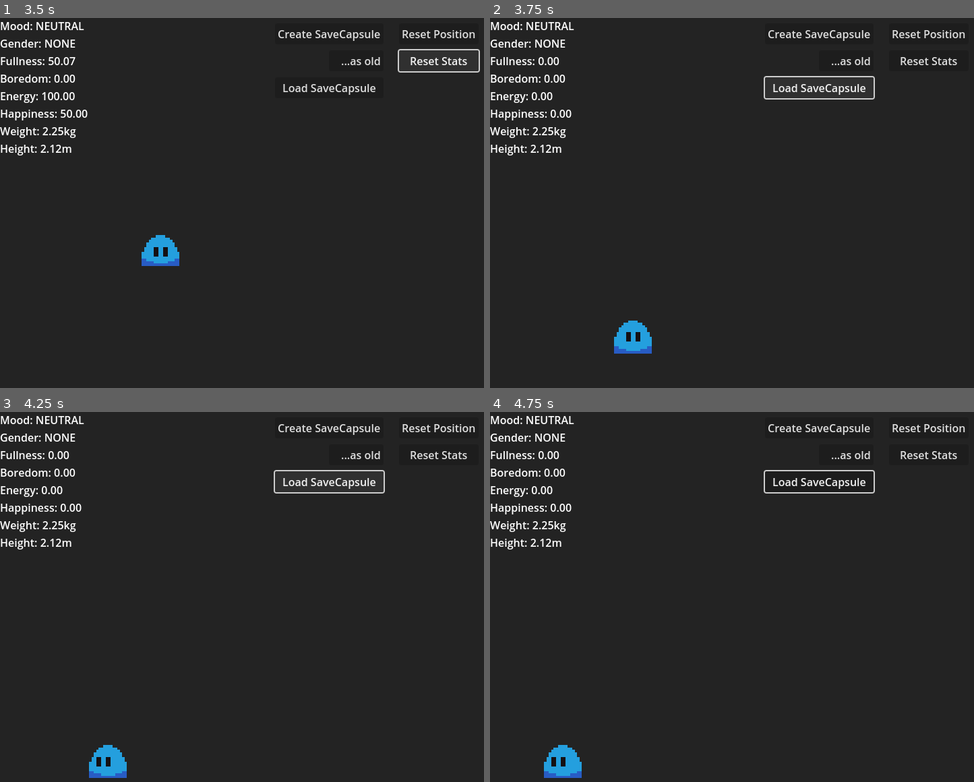
Above: before the commit, frames 1-4 (two rows, left to right).
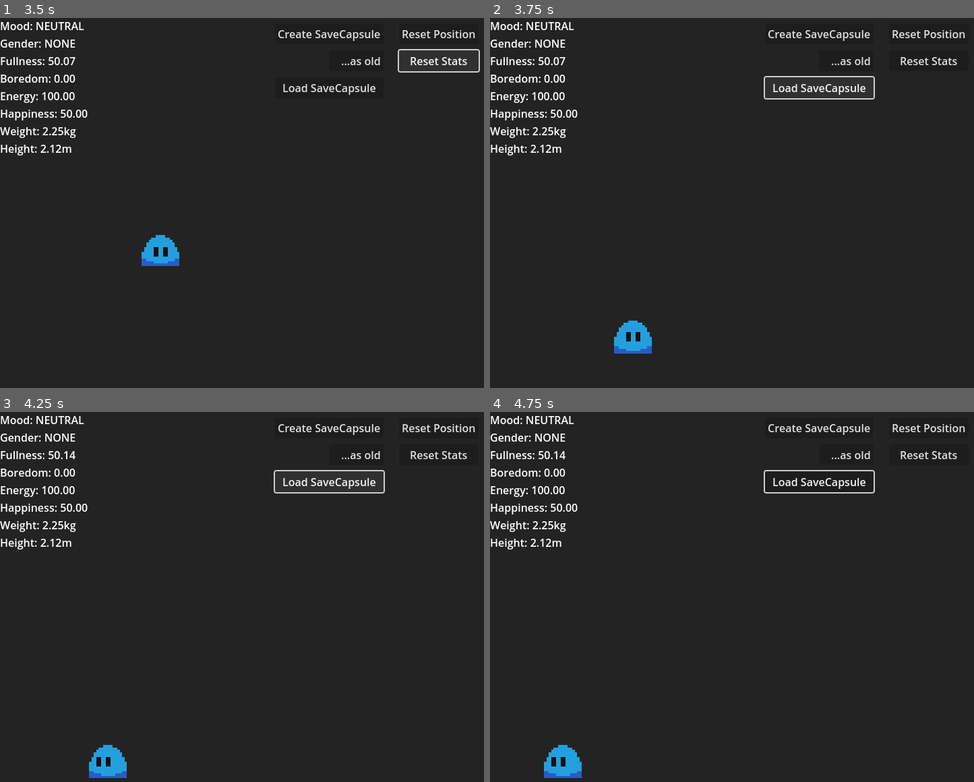
Above: after the commit, the same moments.

Repository: Eeviika/Tomogachika
Game: Godot game, scene res://scenes/debug/test_dummy.tscn
Same seed, same stepped clock (60 frames per second), same inputs: the game is played once before the commit and once after it.
Inputs (mouse positions are in pixels of both pictures, inside the frame that each line leads up to):
- Up to frame 1 (3.5 s): click "...as old" at 0.5 s; click "Create SaveCapsule" at 1.25 s; click "Reset Position" at 2 s; click "Reset Stats" at 2.75 s
- Up to frame 2 (3.75 s): click "Load SaveCapsule" at 3.5 s
- Up to frame 3 (4.25 s): no input
- Up to frame 4 (4.75 s): move the mouse to (838, 630) at 4.27 s; hold Up (ui_up) from 4.28 s (still down); tap O at 4.35 s; click (838, 630) at 4.42 s

Frame 1 is identical in both runs. In frame 2, 0.2% of the frame differs, in the area x 8-19%, y 10-27%; in frame 3, 0.2%; in frame 4, 0.2%.
Error before the commit: Assertion failed: Cannot create a datestamp from an invalid date_dict. (res://scripts/classes/time_helper.gd:54)

Commit message:
Fixed bug with create_datestamp assertion
apparently I accidentally mixed up is_valid_time_dict with is_valid_date_dict, oops

Diff:
--- a/scripts/classes/time_helper.gd
+++ b/scripts/classes/time_helper.gd
@@ -51,7 +51,7 @@
 	return new_timestamp
 
 static func create_datestamp(date_dict) -> Datestamp:
-	assert(_is_valid_time_dict(date_dict), "Cannot create a datestamp from an invalid date_dict.")
+	assert(_is_valid_date_dict(date_dict), "Cannot create a datestamp from an invalid date_dict.")
 
 	var new_datestamp: Datestamp = Datestamp.new()
 	new_datestamp.year = date_dict.get("year", -1)
